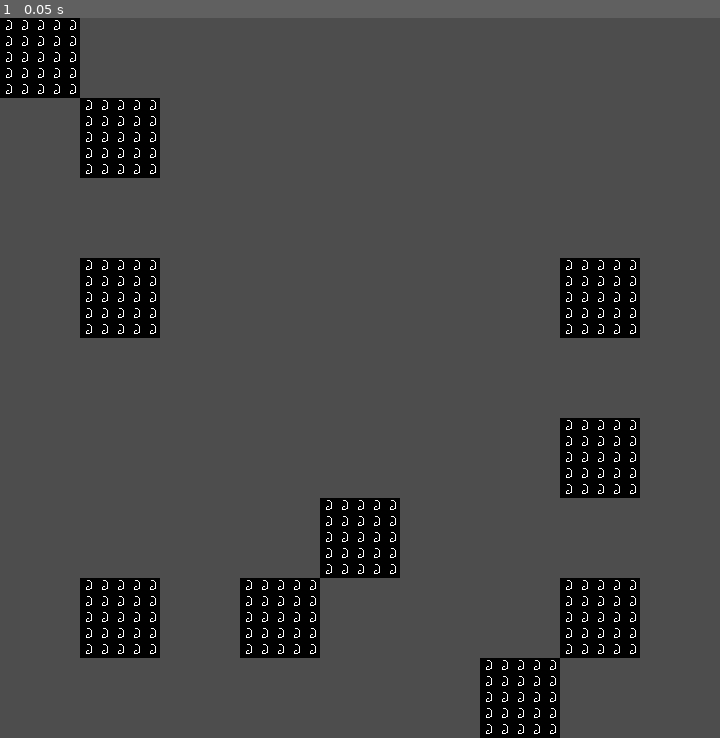
Above: before the commit, frame 1.
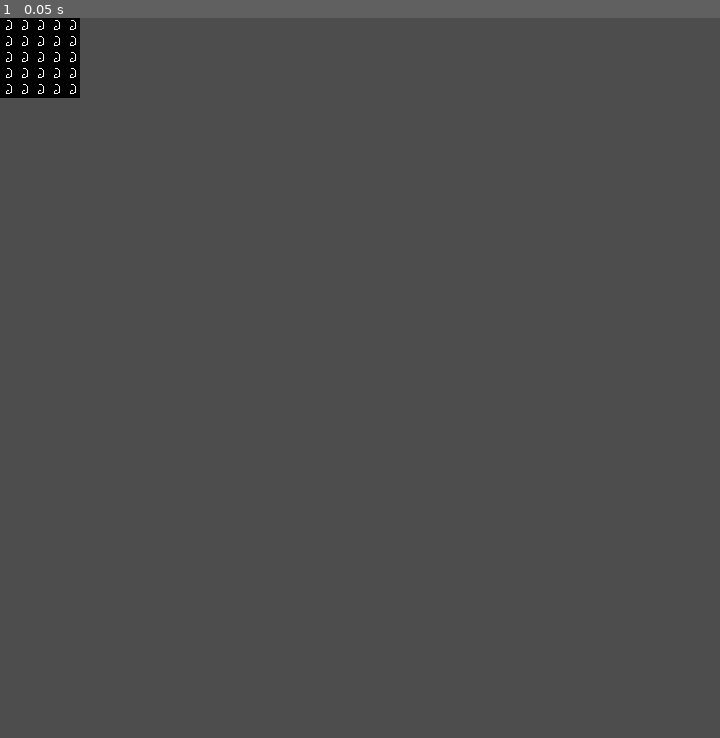
Above: after the commit, the same moment.

Repository: SenorBoberts/GMTK-Game-Jam
Game: Godot game, scene res://src/main.tscn
Same seed, same stepped clock (60 frames per second), same inputs: the game is played once before the commit and once after it.
Inputs:
- Up to frame 1 (0.05 s): no input

The runs differ from the first frame. In frame 1, 11% of the frame differs, in the area x 11-89%, y 11-100%.

Commit message:
Starting writing naive wave function collapse
I love it when I write spaghetti code that doesn't work.

Diff:
--- a/src/tiles/MapManager.gd
+++ b/src/tiles/MapManager.gd
@@ -3,18 +3,39 @@
 var tile = preload("res://src/tiles/tile.tscn")
 # Global size of the canvas
 const CANVAS_SIZE = 9
+# Global nodes array
+var nodes: Array;
 
-var nodes: Array;
+enum TILE_TYPES {
+	EMPTY,
+	STRAIGHT_DOWN,
+	STRAIGHT_ACROSS,
+	LEFT_DOWN,
+	LEFT_UP,
+	RIGHT_DOWN,
+	RIGHT_UP,
+	GROUND,
+}
+
+# Anchors for the tile types above (N, S, E, W)
+const ANCHORS = [
+	null,
+	[1, 1, 0, 0],
+	[0, 0, 1, 1],
+	[0, 1, 0, 1],
+	[1, 0, 0, 1],
+	[0, 1, 1, 0],
+	[1, 0, 1, 0],
+	[0, 0, 0, 0]
+]
 
 func _ready():
 	# get empty grid of nulls
 	generate_empty_grid()
+	# Add entrence and exit
+	add_entrance_and_exit()
 	# add random grounds
-	var curTile = tile.instantiate()
-	curTile.position = Vector2(0 * 80, 0 * 80)
-	add_child(curTile)
-	nodes[0][0] = curTile
-	add_random_tiles()
+	#add_random_tiles()
 	# print progress
 	pretty_print_grid()
 
@@ -22,20 +43,39 @@
 	for i in CANVAS_SIZE:
 		nodes.append([])
 		for j in CANVAS_SIZE:
-			nodes[i].append(null)
+			var curTile = newEmptyTile()
+			nodes[i].append(curTile)
 
-func add_random_tiles():
-	for i in range(1, CANVAS_SIZE):
-		for j in CANVAS_SIZE:
-			var flip = randi() % 8
-			if flip == 1:
-				newTile(i, j)
+func add_entrance_and_exit():
+	nodes[0][0].set_type(1)
+	nodes[0][0].collapse()
+	update_nodes(0, 0, 1)
+	nodes[CANVAS_SIZE - 1][CANVAS_SIZE - 1].set_type(1)
+	nodes[CANVAS_SIZE - 1][CANVAS_SIZE - 1].collapse()
+	update_nodes(CANVAS_SIZE - 1, CANVAS_SIZE - 1, 1)
 
-func newTile(x, y):
+func update_nodes(x, y, t):
+	var a = ANCHORS[t]
+	if a[0] == 1 and x - 1 >= 0:
+		nodes[x - 1][y].elim(a, 1)
+	if a[1] == 1 and x + 1 < CANVAS_SIZE:
+		nodes[x + 1][y].elim(a, 0)
+	if a[2] == 1 and y + 1 < CANVAS_SIZE:
+		nodes[x][y + 1].elim(a, 2)
+	if a[3] == 1 and y - 1 >= 0:
+		nodes[x][y - 1].elim(a, 3)
+
+#func add_random_tiles():
+#	for i in range(1, CANVAS_SIZE):
+#		for j in CANVAS_SIZE:
+#			var flip = randi() % 8
+#			if flip == 1:
+#				newTile(i, j)
+
+func newEmptyTile():
 	var curTile = tile.instantiate()
-	curTile.position = Vector2(x * 80, y * 80)
 	add_child(curTile)
-	nodes[x][y] = curTile
+	return curTile
 
 
 func pretty_print_grid():
--- a/src/tiles/tile.gd
+++ b/src/tiles/tile.gd
@@ -1,5 +1,46 @@
-extends Node2D
+extends "res://src/tiles/MapManager.gd"
 
+const NUM_STATES = 8
 # array holding the achor values for each direction
 # UP, DOWN, LEFT, RIGHT
 var achors = [0, 0, 0, 0];
+var type : TILE_TYPES;
+var possible_states: Array;
+
+func _ready():
+	type = TILE_TYPES.EMPTY
+	possible_states = all_states()
+
+func all_states():
+	var arr = []
+	for i in range(1, NUM_STATES):
+		arr.append(i)
+	return arr
+
+func elim(_a, direction):
+	for t in possible_states:
+		var a2 = ANCHORS[t]
+		if direction == 0 and a2[0] != 1:
+			possible_states.erase(t)
+		if direction == 1 and a2[1] != 1:
+			possible_states.erase(t)
+		if direction == 2 and a2[3] != 1:
+			possible_states.erase(t)
+		if direction == 3 and a2[2] != 1:
+			possible_states.erase(t)
+	print(possible_states)
+
+
+func collapse():
+	if type == 0:
+		# collapse randomly
+		print("random collapse");
+	else:
+		# collapse to t
+		print("collapsed to " + str(type))
+
+func set_type(t):
+	type = t
+
+func _to_string():
+	return str(type)
--- a/src/tiles/tile.tscn
+++ b/src/tiles/tile.tscn
@@ -1,6 +1,6 @@
 [gd_scene load_steps=5 format=3 uid="uid://dh4ax7ajt8mll"]
 
-[ext_resource type="Script" path="res://tile.gd" id="1_q3a34"]
+[ext_resource type="Script" path="res://src/tiles/tile.gd" id="1_n6iec"]
 [ext_resource type="Texture2D" uid="uid://by51mbdfb1ubk" path="res://placeholder_ground.png" id="2_pfsrm"]
 
 [sub_resource type="TileSetAtlasSource" id="TileSetAtlasSource_36r3b"]
@@ -12,7 +12,7 @@
 sources/0 = SubResource("TileSetAtlasSource_36r3b")
 
 [node name="Tile" type="Node2D"]
-script = ExtResource("1_q3a34")
+script = ExtResource("1_n6iec")
 
 [node name="TileMap" type="TileMap" parent="."]
 position = Vector2(48, 48)
--- a/tile.gd
+++ /dev/null
@@ -1,8 +0,0 @@
-extends Node2D
-
-# array holding the achor values for each direction
-# UP, DOWN, LEFT, RIGHT
-var achors = [0, 0, 0, 0];
-
-func _to_string():
-	return "TILE";
